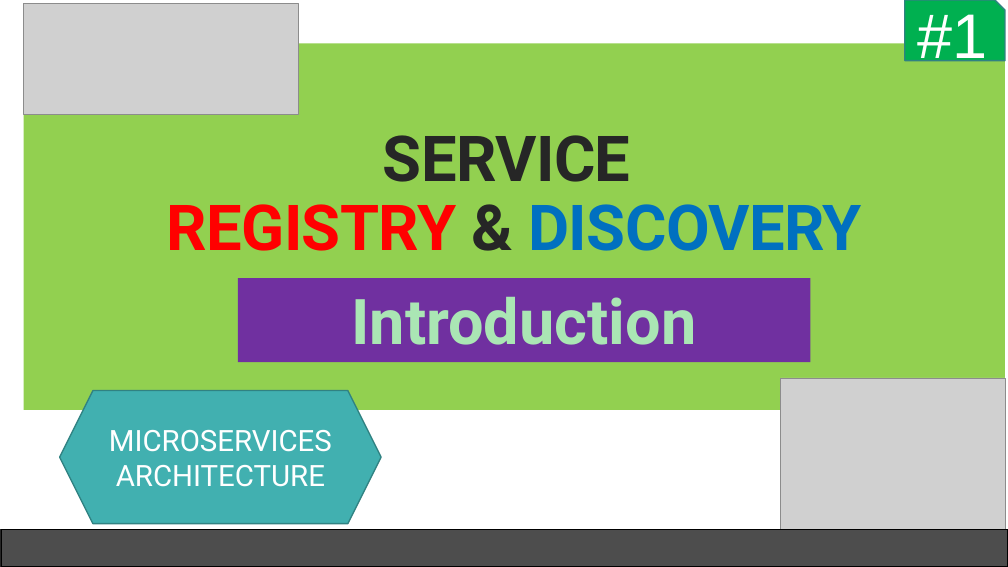
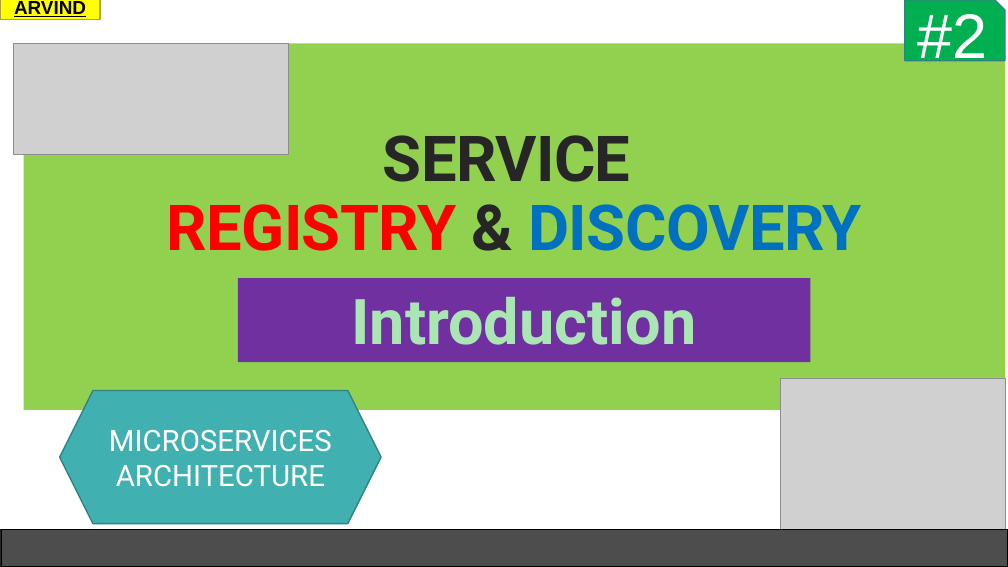
Before and after one commit to codefarm0/Service-Registry-And-Discovery-Eureka, a slide deck: slide 4 of SERVICE registry and discovery.pptx. Drawn at 1008x567 pixels with LibreOffice and Linux fonts; fonts in the diff are those of the drawing; grey boxes stand for pictures; background and template pictures are left out. Boxes give left, top, right and bottom in pixels: in the first picture for what was removed or moved away, otherwise in the second. Text is boxed around its words. In the diff, an @@ line names an element or a change of style, - is before the commit and + after.

```diff
--- a/SERVICE registry and discovery.pptx
+++ b/SERVICE registry and discovery.pptx
@@ rectangle added at bbox=[0, 0, 100, 20], fill #FFFF00, outline #ACA33D 1.25 pt, 18 pt, text #000000, bold, underline @@
+ARVIND
@@ text in snip rect at bbox=[917, 14, 987, 69]: text changed @@
-#1
+#2
@@ picture: place and size @@
-picture at bbox=[23, 3, 299, 114]
+picture at bbox=[14, 43, 289, 154]
```
Also in this commit, not shown: 4 other slides changed, 4 slides added, 1 slide removed, 54 other files.
